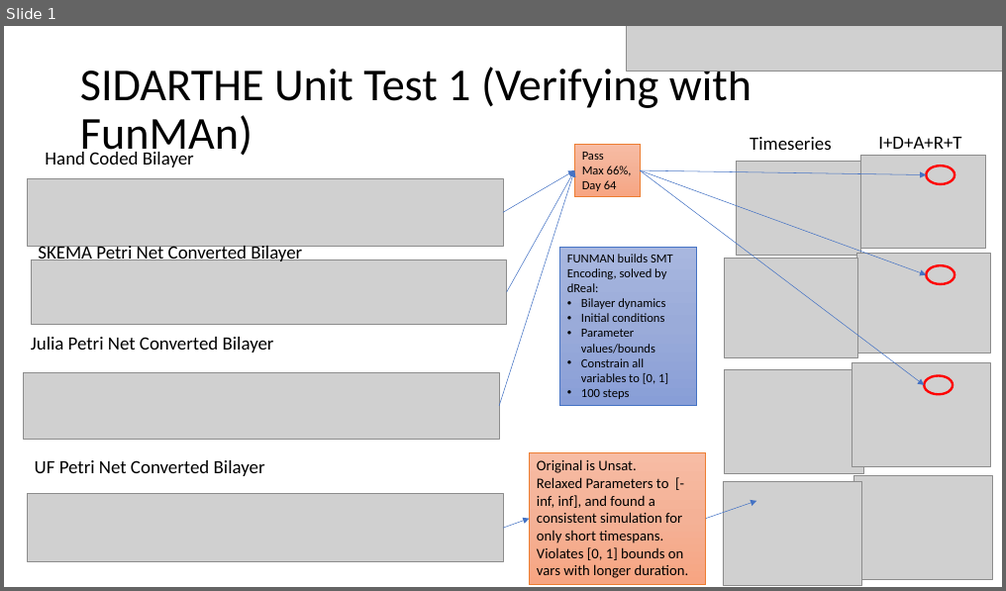
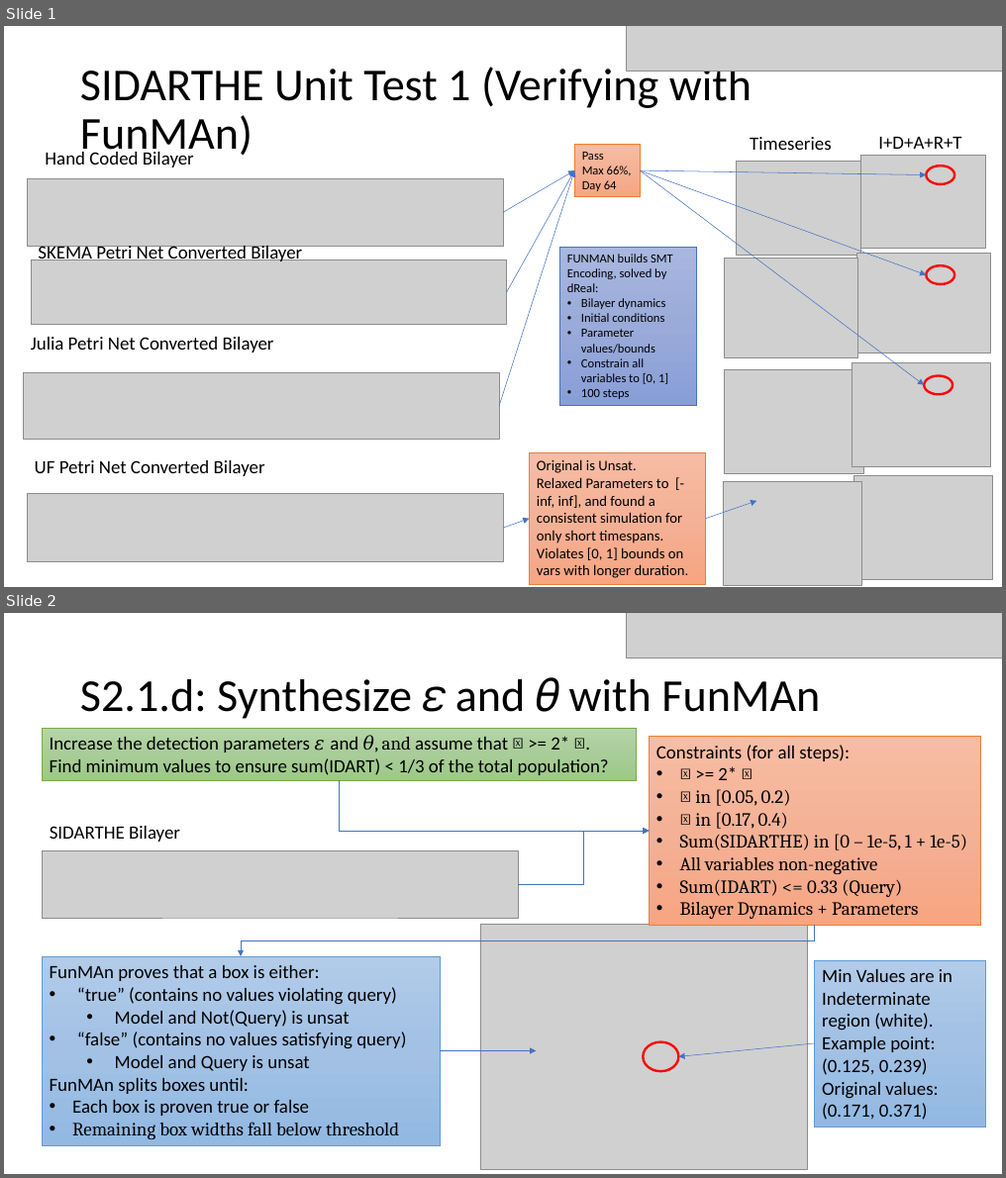
Before and after one commit to DARPA-ASKEM/program-milestones, a slide deck: 6-month-milestone/evaluation/scenario_2/ta_1/funman/FUNMAN_results.pptx. Shown one above the other, each under a label of ours: slide 1 before the commit, slides 1 and 2 after it. The pictures are 1006x591 and 1006x1178 pixels, drawn with LibreOffice and Linux fonts; fonts in the diff are those of the drawing; grey boxes stand for pictures. Boxes give left, top, right and bottom in pixels: in the first picture for what was removed or moved away, otherwise in the second. Text is boxed around its words. In the diff, an @@ line names an element or a change of style, - is before the commit and + after.

```diff
--- a/6-month-milestone/evaluation/scenario_2/ta_1/funman/FUNMAN_results.pptx
+++ b/6-month-milestone/evaluation/scenario_2/ta_1/funman/FUNMAN_results.pptx
@@ slide 2 added at box(4, 613, 1002, 1174), background #FFFFFF @@
@@ picture added at box(627, 613, 1002, 658) @@
@@ title added at box(80, 677, 820, 719), 44 pt, text #000000 @@
+S2.1.d: Synthesize 𝜀 and 𝜃 with FunMAn
@@ rectangle added at box(42, 728, 636, 780), fill gradient #B5D5A7 to #AACE9A to #9CC987, outline #70AD47 0.5 pt, 18 pt, text #000000 @@
+Increase the detection parameters 𝜀 and 𝜃, and assume that 𝜃 >= 2* 𝜀.
+Find minimum values to ensure sum(IDART) < 1/3 of the total population?
@@ rectangle added at box(649, 737, 981, 925), fill gradient #F7BDA5 to #F5B196 to #F8A582, outline #ED7D31 0.5 pt, 18 pt, text #000000 @@
+Constraints (for all steps):
+• 𝜃 >= 2* 𝜀
+• 𝜀 in [0.05, 0.2)
+• 𝜃 in [0.17, 0.4)
+• Sum(SIDARTHE) in [0 – 1e-5, 1 + 1e-5)
+• All variables non-negative
+• Sum(IDART) <= 0.33 (Query)
+• Bilayer Dynamics + Parameters
@@ elbow arrow added from (339, 780) to (649, 831), #4472C4 0.5 pt @@
@@ text added at box(50, 826, 180, 842), 18 pt, text #000000 @@
+SIDARTHE Bilayer
@@ elbow arrow added from (519, 884) to (649, 831), #4472C4 0.5 pt @@
@@ picture added at box(43, 851, 519, 918) @@
@@ elbow arrow added from (815, 925) to (241, 957), #4472C4 0.5 pt @@
@@ picture added at box(480, 925, 807, 1169) @@
@@ rectangle added at box(42, 957, 439, 1146), fill gradient #B1CBE9 to #A3C1E5 to #93B9E4, outline #5B9BD5 0.5 pt, 18 pt, text #000000 @@
+FunMAn proves that a box is either:
+• “true” (contains no values violating query)
+  • Model and Not(Query) is unsat
+• “false” (contains no values satisfying query)
+  • Model and Query is unsat
+FunMAn splits boxes until:
+• Each box is proven true or false
+• Remaining box widths fall below threshold
@@ rectangle added at box(815, 960, 985, 1127), fill gradient #B1CBE9 to #A3C1E5 to #93B9E4, outline #5B9BD5 0.5 pt, 18 pt, text #000000 @@
+Min Values are in
+Indeterminate region (white). Example point: (0.125, 0.239)
+Original values:
+(0.171, 0.371)
@@ elbow arrow added from (440, 1051) to (537, 1051), #4472C4 0.5 pt @@
@@ ellipse added at box(644, 1042, 679, 1071), outline #FF0000 2.25 pt @@
@@ arrow added from (815, 1044) to (678, 1057), #4472C4 0.5 pt @@
```
Also in this commit, not shown: 3 other files.
